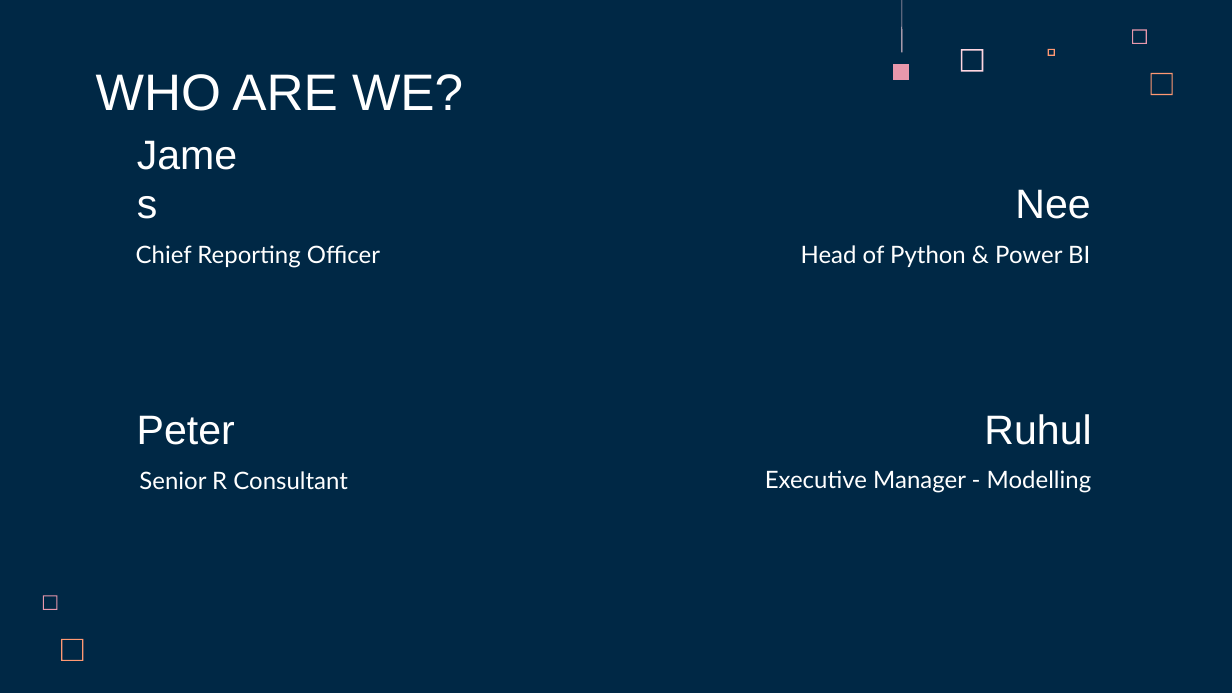
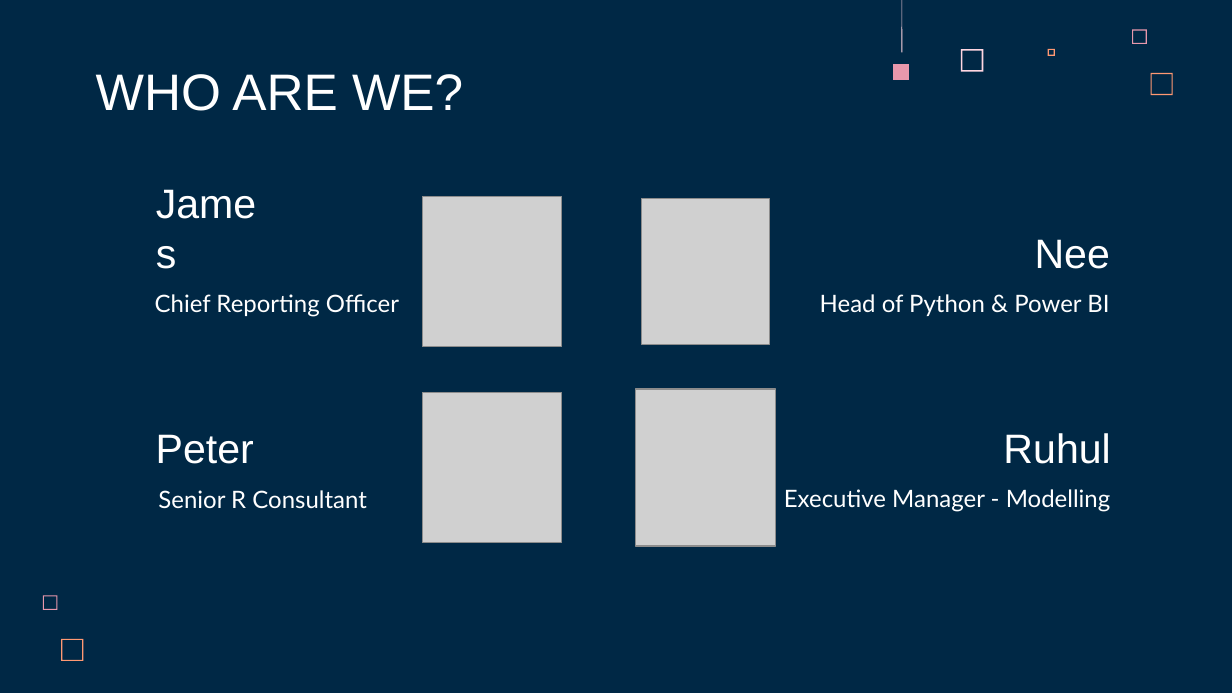
Before and after one commit to Jimbobaus/project, a slide deck: slide 3 of Presentation/draft_slides.pptx. Drawn at 1232x693 pixels with LibreOffice and Linux fonts; fonts in the diff are those of the drawing; grey boxes stand for pictures. Boxes give left, top, right and bottom in pixels: in the first picture for what was removed or moved away, otherwise in the second. Text is boxed around its words. In the diff, an @@ line names an element or a change of style, - is before the commit and + after.

```diff
--- a/Presentation/draft_slides.pptx
+++ b/Presentation/draft_slides.pptx
@@ picture added at (x1=423, y1=197, x2=562, y2=347) @@
@@ picture added at (x1=642, y1=198, x2=770, y2=344) @@
@@ 2 titles, 2 subtitles moved together from (x1=124, y1=161, x2=1090, y2=268) to (x1=143, y1=211, x2=1110, y2=317) @@
@@ picture added at (x1=636, y1=389, x2=775, y2=547) @@
@@ picture added at (x1=423, y1=393, x2=562, y2=543) @@
@@ 4 texts moved together from (x1=137, y1=414, x2=1092, y2=493) to (x1=156, y1=433, x2=1111, y2=512) @@
```
Also in this commit, not shown: 10 other slides changed, 12 slides added, 7 slides removed.
